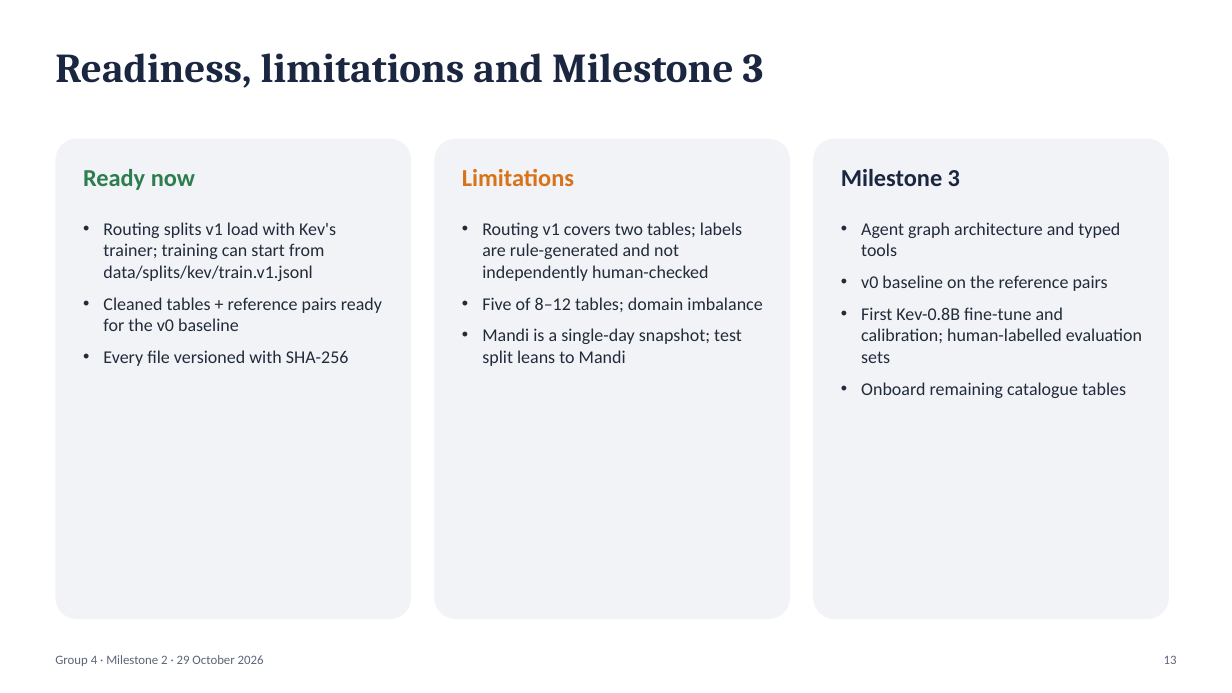
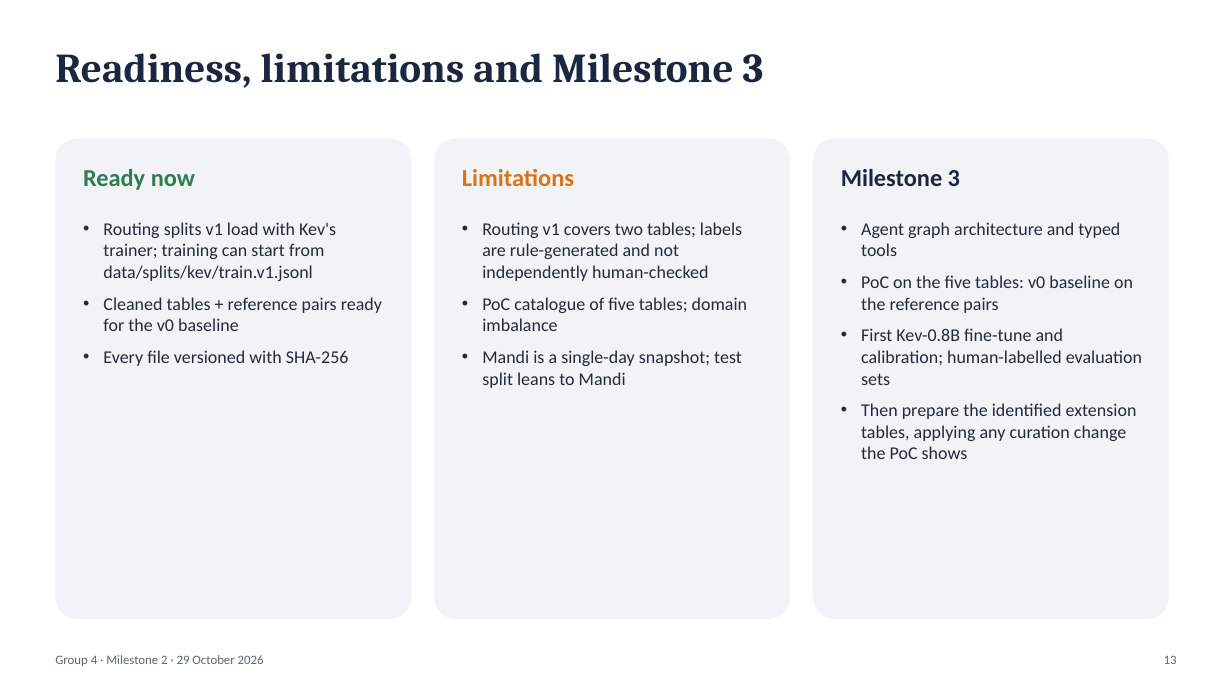
Before and after one commit to sathyaIITM/Group-4-DS-and-AI-Lab-Project, a slide deck: slide 13 of docs/Milestone2_TA_Presentation.pptx. Drawn at 1232x693 pixels with LibreOffice and Linux fonts; fonts in the diff are those of the drawing. Boxes give left, top, right and bottom in pixels: in the first picture for what was removed or moved away, otherwise in the second. Text is boxed around its words. In the diff, an @@ line names an element or a change of style, - is before the commit and + after.

```diff
--- a/docs/Milestone2_TA_Presentation.pptx
+++ b/docs/Milestone2_TA_Presentation.pptx
@@ text at box(482, 297, 747, 331): text changed @@
-• Five of 8–12 tables; domain imbalance
+• PoC catalogue of five tables; domain imbalance
@@ text at box(861, 275, 1133, 313): text changed @@
-• v0 baseline on the reference pairs
+• PoC on the five tables: v0 baseline on the reference pairs
@@ text at box(861, 403, 1137, 459): text changed @@
-• Onboard remaining catalogue tables
+• Then prepare the identified extension tables, applying any curation change the PoC shows
```
Also in this commit, not shown: 8 other slides changed, 8 other files.
